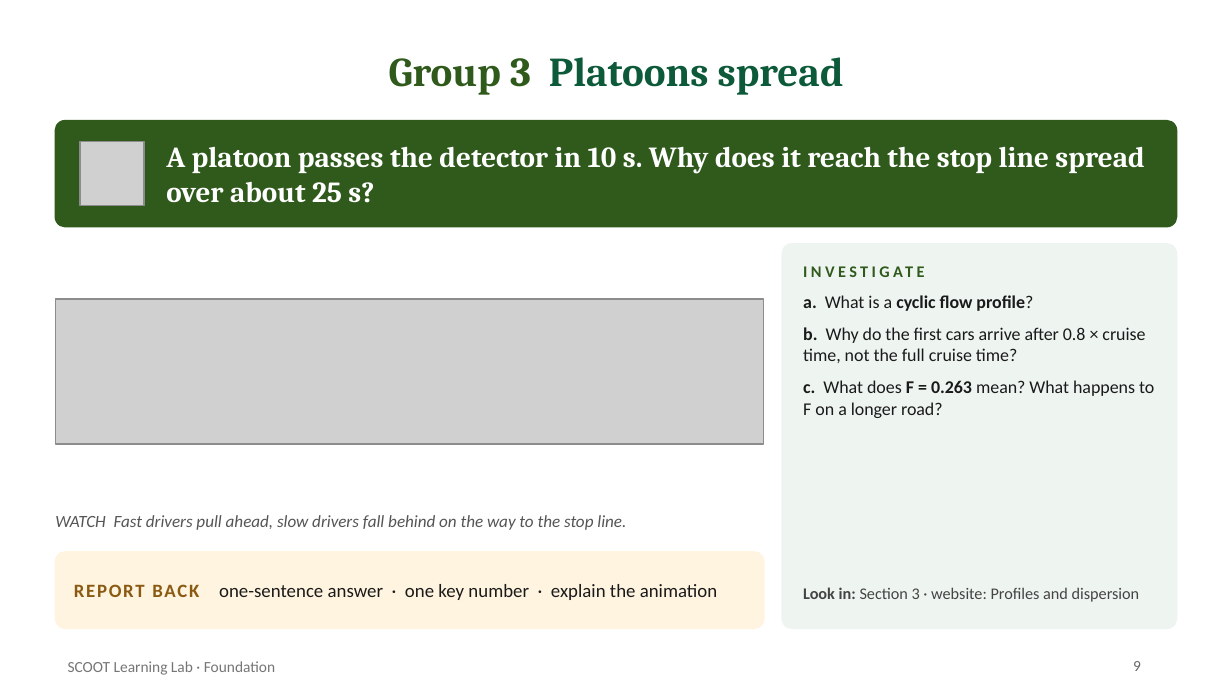
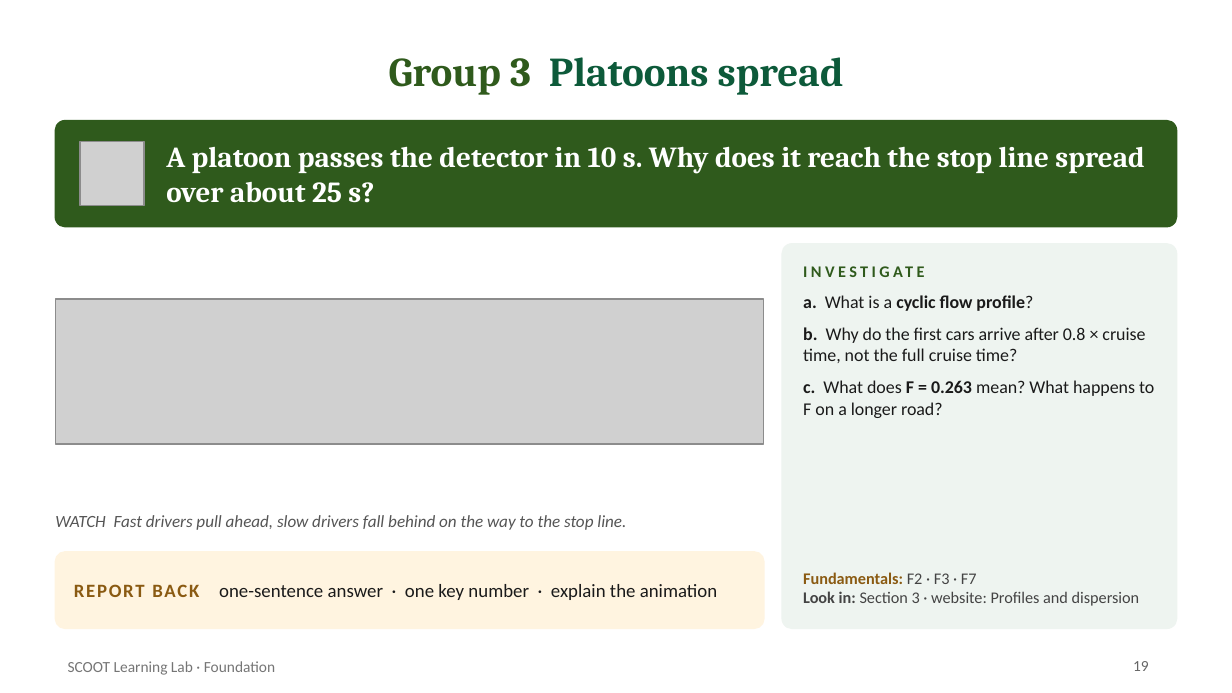
Before and after one commit to smrahmanbd/scoot-learning-lab, a slide deck: slide 19 of docs/materials/SCOOT_Foundation_Presentation.pptx (slide 9 before the commit). Drawn at 1232x693 pixels with LibreOffice and Linux fonts; fonts in the diff are those of the drawing; grey boxes stand for pictures. Boxes give left, top, right and bottom in pixels: in the first picture for what was removed or moved away, otherwise in the second. Text is boxed around its words. In the diff, an @@ line names an element or a change of style, - is before the commit and + after.

Commit message:
Foundation deck: add nine fundamentals slides (F1-F9) for all groups

```diff
--- a/docs/materials/SCOOT_Foundation_Presentation.pptx
+++ b/docs/materials/SCOOT_Foundation_Presentation.pptx
@@ text "Fundamentals: F2 · F3 · ...": place and size @@
-text "Fundamentals: F2 · F3 · ..." at [803, 587, 1140, 602]
+text "Fundamentals: F2 · F3 · ..." at [803, 572, 1140, 606]
@@ text at [803, 572, 977, 584]: paragraph added @@
+Fundamentals: F2 · F3 · F7
@@ page number at [1133, 661, 1149, 671]: text changed @@
-9
+19
```
Also in this commit, not shown: 11 other slides changed, 10 slides added, 1 other file.
